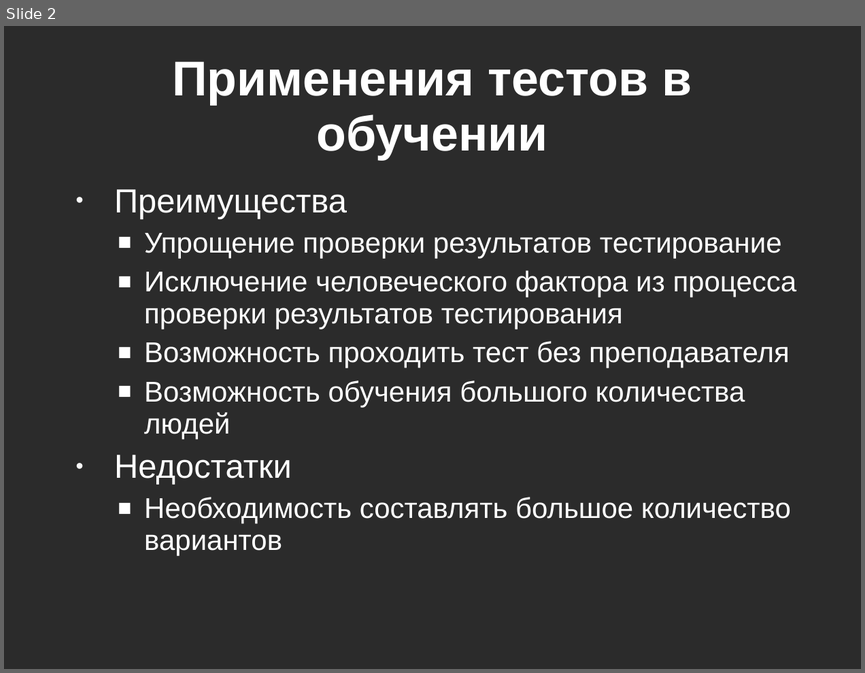
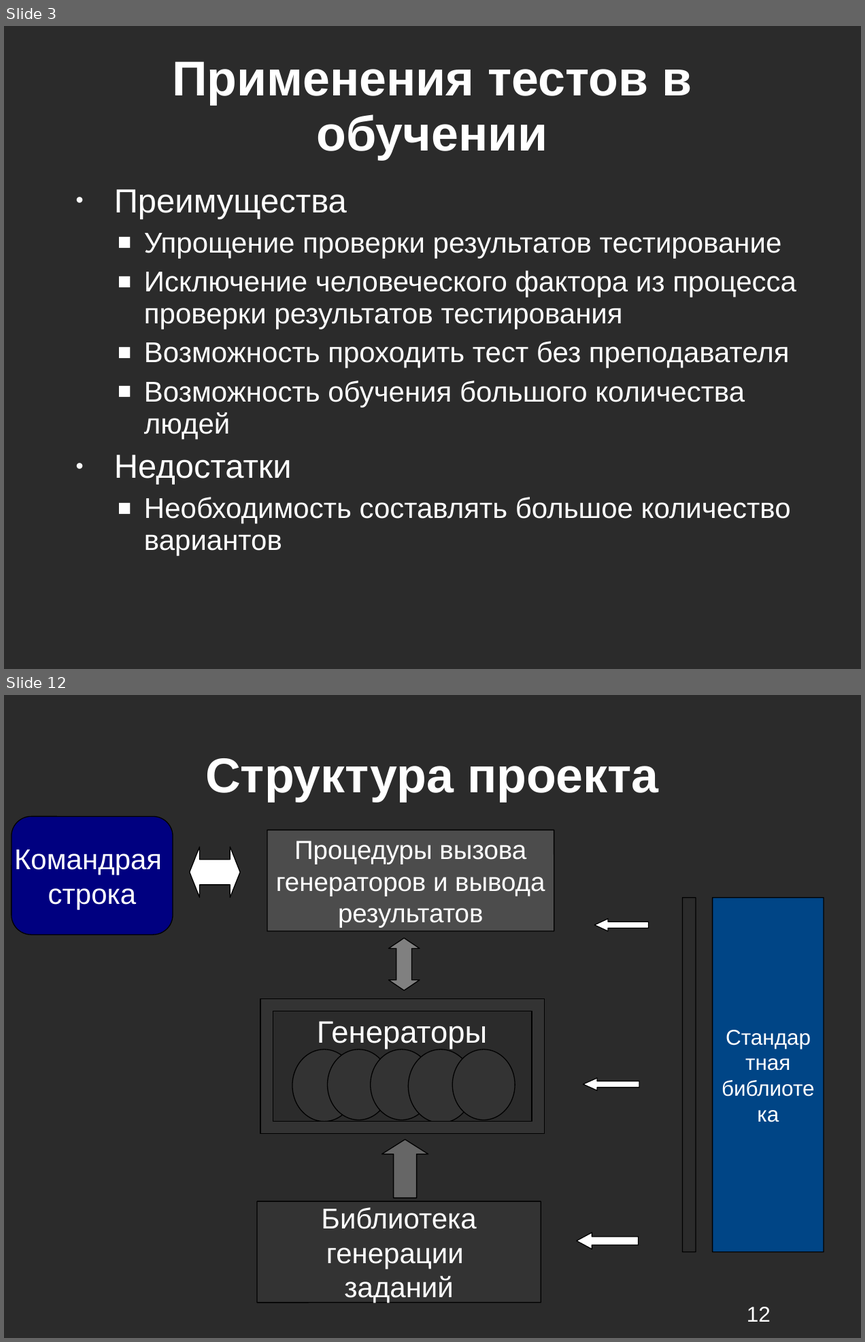
Before and after one commit to kevroletin/Coursework, a slide deck: 236_Кевролетин_отчёт.ppt. Shown one above the other, each under a label of ours: slide 2 before the commit, slides 3 and 12 after it; the slides between them are not shown. The pictures are 865x673 and 865x1342 pixels, drawn with LibreOffice and Linux fonts; fonts in the diff are those of the drawing; background and template pictures are left out; a plain dark background stands for a picture behind light text. Boxes give left, top, right and bottom in pixels: in the first picture for what was removed or moved away, otherwise in the second. Text is boxed around its words. In the diff, an @@ line names an element or a change of style, - is before the commit and + after.

```diff
--- a/236_Кевролетин_отчёт.ppt
+++ b/236_Кевролетин_отчёт.ppt
@@ slide 12 added at box(4, 695, 861, 1338), background picture (left out) @@
@@ title added at box(205, 758, 659, 801), 41 pt, text #FFFFFF, bold @@
+Структура проекта
@@ rounded rectangle added at box(11, 817, 173, 935), fill #000080, outline #000000 0.74 pt, 24 pt, text #FFFFFF @@
+Командрая
+строка
@@ rounded rectangle added at box(267, 830, 554, 930), fill #4C4C4C, outline #000000 0.74 pt, 22 pt, text #FFFFFF @@
+Процедуры вызова
+генераторов и вывода
+результатов
@@ left right arrow added at box(189, 847, 239, 897), fill #FFFFFF, outline #000000 0.74 pt @@
@@ freeform shape added at box(683, 897, 696, 1251), outline #000000 0.74 pt @@
@@ freeform shape added at box(713, 897, 824, 1251), fill #004586, outline #000000 0.74 pt, 18 pt, text #FFFFFF @@
+Стандартная
+библиотека
@@ left arrow added at box(594, 919, 649, 932), fill #FFFFFF, outline #000000 0.74 pt @@
@@ up down arrow added at box(389, 938, 419, 991), fill #808080, outline #000000 0.74 pt @@
@@ group added at box(260, 998, 544, 1133): 5 ellipses, 1 text, 1 freeform shape @@
+Генераторы
@@ left arrow added at box(583, 1078, 640, 1091), fill #FFFFFF, outline #000000 0.74 pt @@
@@ up arrow added at box(382, 1139, 428, 1197), fill #666666, outline #000000 0.74 pt @@
@@ rounded rectangle added at box(257, 1202, 541, 1302), fill #333333, outline #000000 0.74 pt, 24 pt, text #FFFFFF @@
+Библиотека
+генерации
+заданий
@@ left arrow added at box(577, 1232, 638, 1249), fill #FFFFFF, outline #000000 0.74 pt @@
@@ page number added at box(747, 1306, 770, 1321), 18 pt, text #FFFFFF @@
+12
@@ what was slide 2 is now slide 3 @@
```
Also in this commit, not shown: 2 slides changed, 10 other slides added, 3 slides removed.
